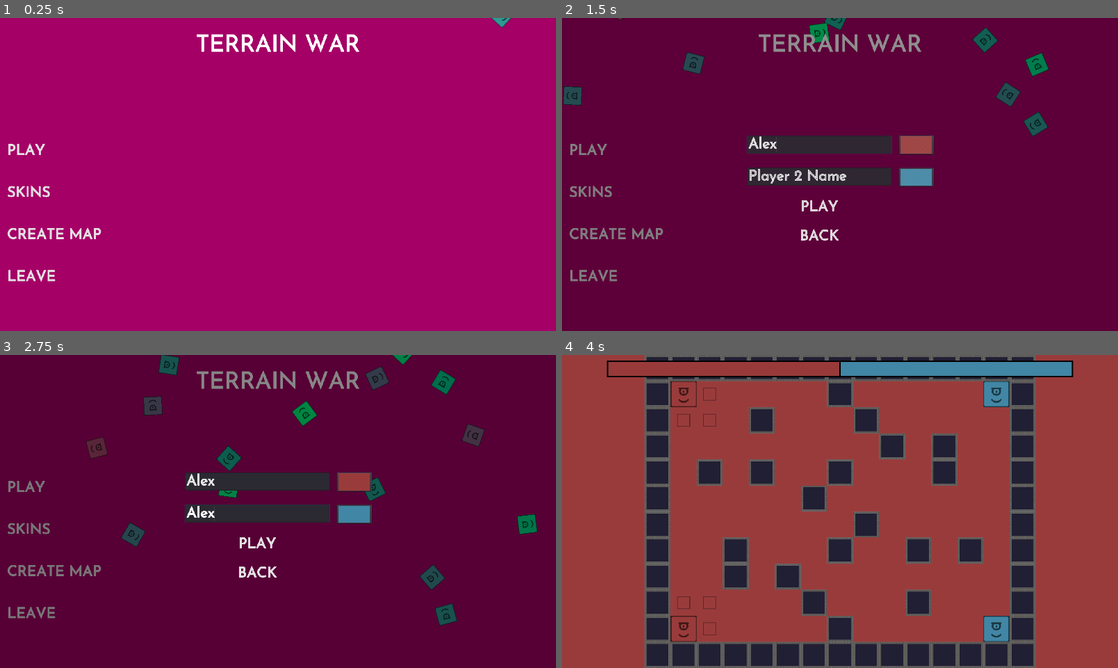
Above: before the commit, frames 1-4 (two rows, left to right).
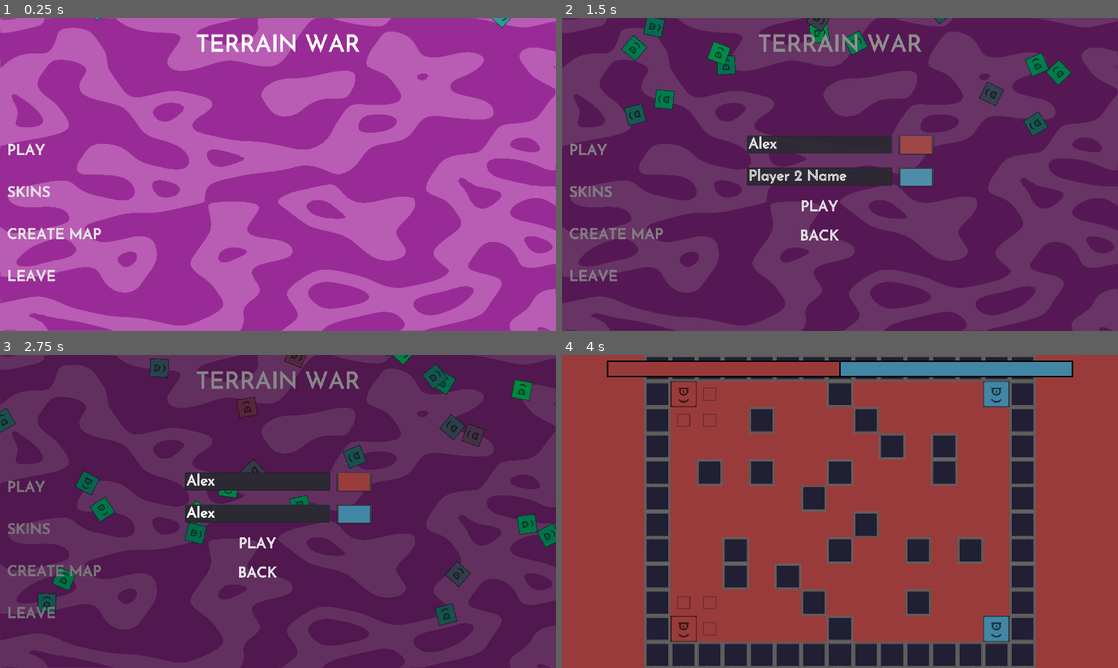
Above: after the commit, the same moments.

Repository: VoidScientist/Terrain-War
Game: Godot game, scene res://scenes/main_menu.tscn
Two runs of this game, one before a commit and one after it. Both use one fixed random seed, a clock stepped at 60 frames per second and the inputs below.
Inputs (mouse positions are in pixels of both pictures, inside the frame that each line leads up to):
- Up to frame 1 (0.25 s): no input
- Up to frame 2 (1.5 s): click "PLAY" at 0.5 s; click (817, 143) at 1.27 s; type "Alex" at 1.35 s
- Up to frame 3 (2.75 s): click (255, 514) at 1.5 s; type "Alex" at 1.58 s; click "PLAY" at 2 s
- Up to frame 4 (4 s): click "PLAY" at 2.75 s; tap Enter at 3.5 s; move the mouse to (962, 495) at 3.52 s; click (962, 495) at 3.6 s

The runs differ from the first frame. In frame 1, 99% of the frame differs, in the area x 0-100%, y 0-100%; in frame 2, 94%; in frame 3, 93%; in frame 4, nothing differs.

Commit message:
played with shader for main menu

Diff:
--- a/scenes/main_menu.tscn
+++ b/scenes/main_menu.tscn
@@ -1,9 +1,25 @@
-[gd_scene load_steps=10 format=2]
+[gd_scene load_steps=14 format=2]
 
 [ext_resource path="res://fonts/Josefin - 30.tres" type="DynamicFont" id=1]
 [ext_resource path="res://fonts/Josefin - 20.tres" type="DynamicFont" id=2]
 [ext_resource path="res://import/player tile.png" type="Texture" id=3]
 [ext_resource path="res://scripts/menu_handler.gd" type="Script" id=4]
+[ext_resource path="res://shaders/main_menu_shader.gdshader" type="Shader" id=5]
+
+[sub_resource type="OpenSimplexNoise" id=8]
+seed = 2
+period = 50.2
+persistence = 0.0
+lacunarity = 1.56
+
+[sub_resource type="NoiseTexture" id=9]
+noise = SubResource( 8 )
+noise_offset = Vector2( 47.5902, 0 )
+
+[sub_resource type="ShaderMaterial" id=7]
+shader = ExtResource( 5 )
+shader_param/sep_col = Color( 0.854902, 0.552941, 0.827451, 1 )
+shader_param/clouds = SubResource( 9 )
 
 [sub_resource type="StyleBoxFlat" id=1]
 content_margin_left = 10.0
@@ -47,13 +63,14 @@
 script = ExtResource( 4 )
 
 [node name="ColorRect" type="ColorRect" parent="."]
-anchor_right = 1.0
-anchor_bottom = 1.0
-color = Color( 0.65098, 0, 0.403922, 1 )
+material = SubResource( 7 )
+anchor_right = 1.0
+anchor_bottom = 1.0
+color = Color( 0.603922, 0.172549, 0.592157, 1 )
 
 [node name="CPUParticles2D" type="CPUParticles2D" parent="."]
 position = Vector2( 975, -68 )
-amount = 30
+amount = 50
 lifetime = 5.0
 texture = ExtResource( 3 )
 emission_shape = 2
@@ -215,9 +232,11 @@
 margin_top = 222.0
 margin_right = 500.0
 margin_bottom = 273.0
+focus_mode = 0
 custom_fonts/font = ExtResource( 2 )
 custom_styles/hover = SubResource( 4 )
 custom_styles/normal = SubResource( 2 )
+enabled_focus_mode = 0
 text = "PLAY"
 flat = true
 
@@ -225,9 +244,11 @@
 margin_top = 323.0
 margin_right = 500.0
 margin_bottom = 374.0
+focus_mode = 0
 custom_fonts/font = ExtResource( 2 )
 custom_styles/hover = SubResource( 4 )
 custom_styles/normal = SubResource( 2 )
+enabled_focus_mode = 0
 text = "BACK"
 flat = true
 
--- a/scripts/map.gd
+++ b/scripts/map.gd
@@ -39,8 +39,6 @@
 	check_isolated_area(true)
 
 	max_score = get_max_score()
-
-	print(max_score)
 
 	update_ui()
 
--- /dev/null
+++ b/shaders/main_menu_shader.gdshader
@@ -0,0 +1,13 @@
+shader_type canvas_item;
+uniform sampler2D clouds;
+uniform vec4 sep_col: hint_color;
+
+void fragment(){
+	float noise_strength = texture(clouds, UV).g;
+
+	if (noise_strength > 0.2 && noise_strength < 0.5) {
+		COLOR += sep_col;
+		COLOR /= 2.0;
+	}
+
+}
